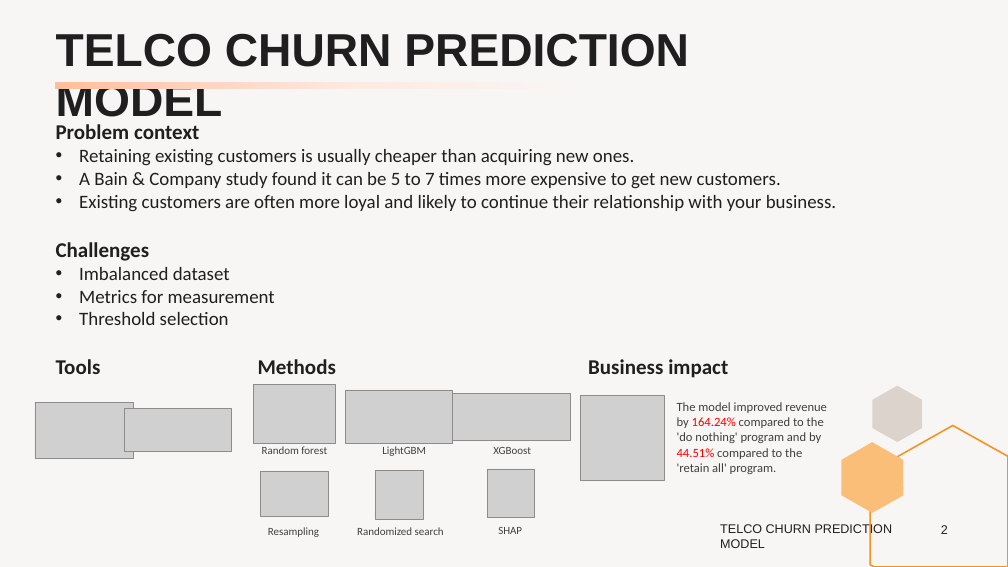
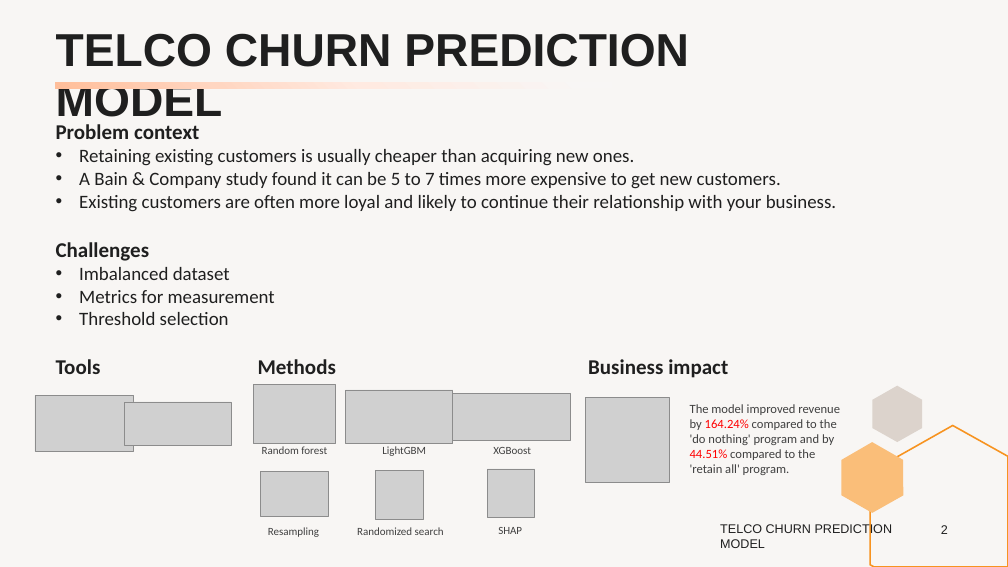
Before and after one commit to peerapat-t/telco_churn_prediction_model, a slide deck: slide 2 of Telco churn prediction model presentation.pptx. Drawn at 1008x567 pixels with LibreOffice and Linux fonts; fonts in the diff are those of the drawing; grey boxes stand for pictures. Boxes give left, top, right and bottom in pixels: in the first picture for what was removed or moved away, otherwise in the second. Text is boxed around its words. In the diff, an @@ line names an element or a change of style, - is before the commit and + after.

```diff
--- a/Telco churn prediction model presentation.pptx
+++ b/Telco churn prediction model presentation.pptx
@@ picture: place and size @@
-picture at [35, 402, 134, 458]
+picture at [35, 395, 134, 451]
@@ picture: place and size @@
-picture at [125, 409, 231, 452]
+picture at [125, 402, 231, 445]
@@ picture: place and size @@
-picture at [581, 395, 664, 481]
+picture at [586, 398, 669, 483]
@@ text "The model improved revenue by ...": place and size @@
-text "The model improved revenue by ..." at [677, 402, 827, 474]
+text "The model improved revenue by ..." at [690, 404, 840, 475]
```
Also in this commit, not shown: 1 other file.
